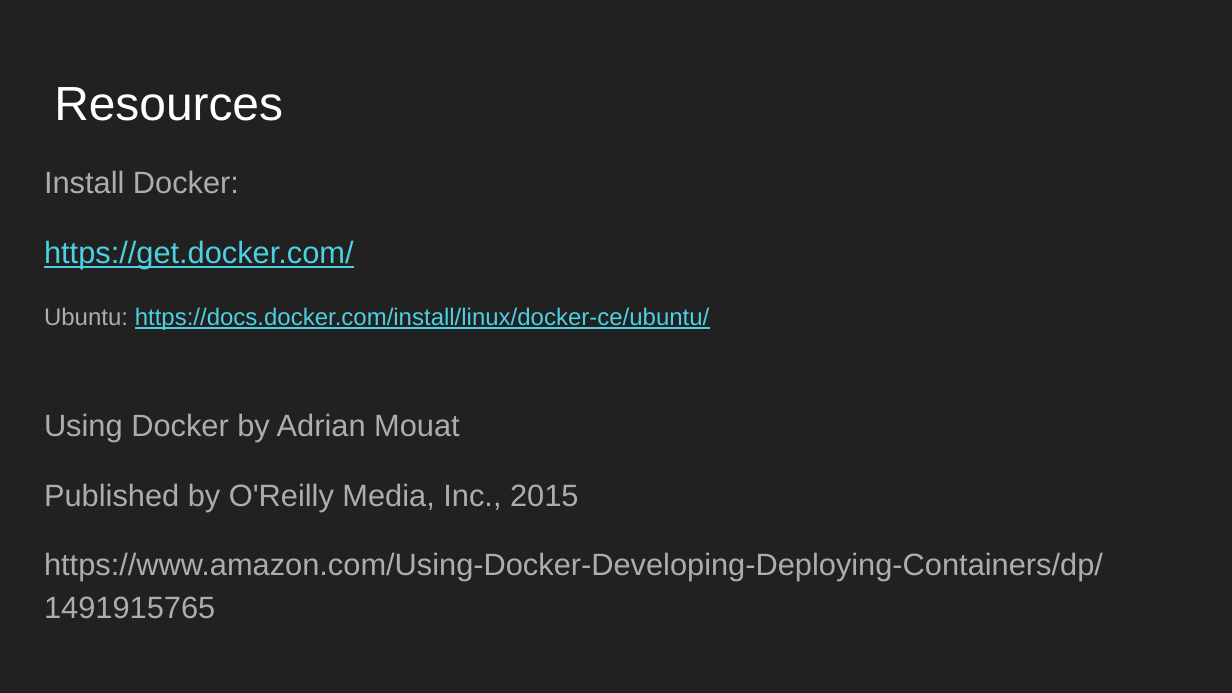
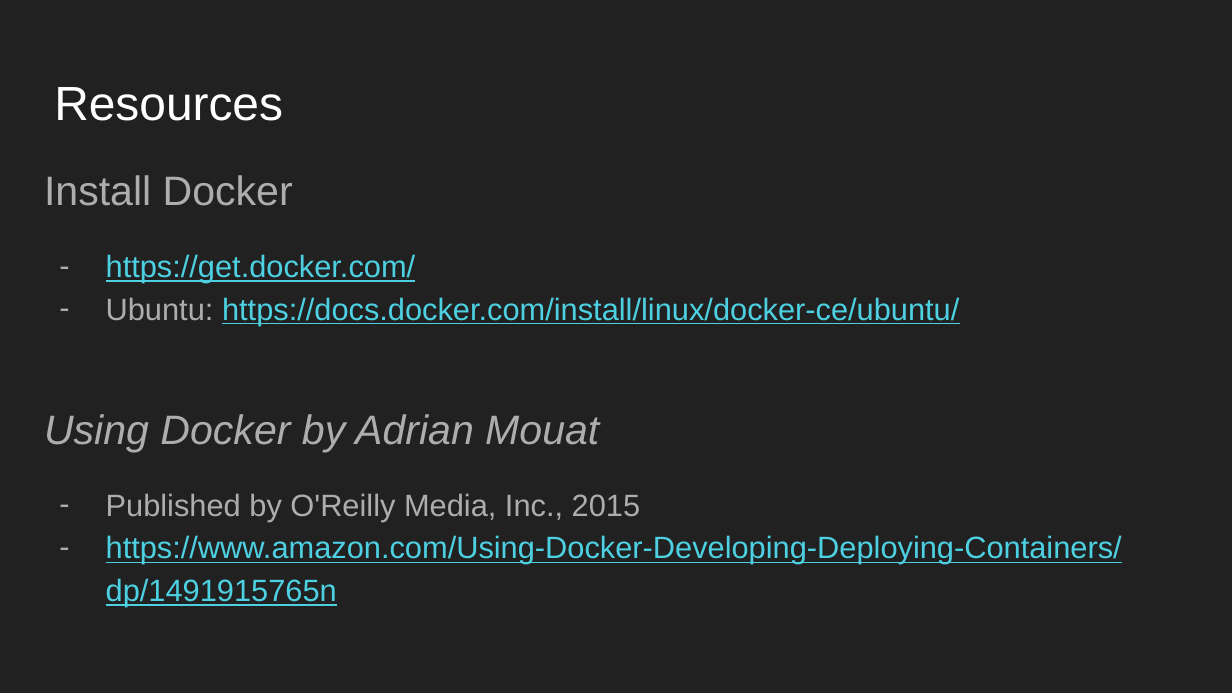
Before and after one commit to tlewis11/Docker-Presentation-SMLUG, a slide deck: slide 11 of Introduction_To_Docker_Containers_SMLUG_10-20-2018.odp. Drawn at 1232x693 pixels with LibreOffice and Linux fonts; fonts in the diff are those of the drawing. Boxes give left, top, right and bottom in pixels: in the first picture for what was removed or moved away, otherwise in the second. Text is boxed around its words. In the diff, an @@ line names an element or a change of style, - is before the commit and + after.

```diff
--- a/Introduction_To_Docker_Containers_SMLUG_10-20-2018.odp
+++ b/Introduction_To_Docker_Containers_SMLUG_10-20-2018.odp
@@ text at (x1=44, y1=175, x2=293, y2=206): text changed; size 18 to 24 pt @@
-Install Docker:
+Install Docker
@@ text at (x1=44, y1=254, x2=959, y2=522): size 14 to 18 pt in "Ubuntu: https://docs.docker.com/install/linux/docker-ce/ubun ..."; size 18 to 24 pt, italic on in "Using Docker by Adrian Mouat"; bullet none to -; less space between paragraphs @@
@@ text at (x1=106, y1=535, x2=1122, y2=607): text changed; text colour #ADADAD to #4DD0E1 @@
-https://www.amazon.com/Using-Docker-Developing-Deploying-Containers/dp/1491915765
+– https://www.amazon.com/Using-Docker-Developing-Deploying-Containers/dp/1491915765n
```
Also in this commit, not shown: 9 other slides changed.
